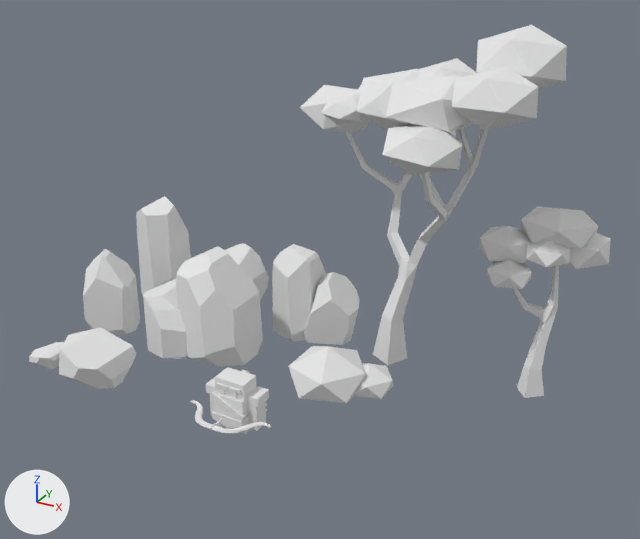
Two versions of the Blender file multiplayer_assets.blend, one commit apart.
Rendered twice from a 50 mm lens placed at (7.58, -10.79, 8.69), pointed at (0.41, 2.24, 2.17). Arrows for +X, +Y and +Z are at lower left; the lights stay in place.

In view in the first picture: 'Bow_archer', 'Rock_ground_big', 'Rock_group_1', 'Rock_group_2', 'Rock_medium_1', 'Rock_medium_2', 'Rock_medium_3', 'Tree_big_1', 'Tree_small_1', 'archer', 'bush_1'.
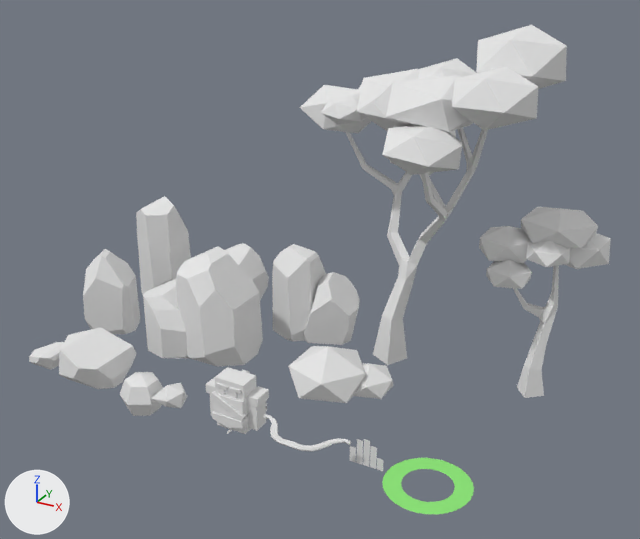
Changed parts and their boxes (x1, y1, x2, y2) in the pictures (640 x 539 px):
'selector', shown (green): after (382, 458, 474, 514)
'Sphere', added: after (120, 372, 163, 416)
'Bow_archer', moved: before (190, 400, 271, 434); after (263, 414, 351, 451)
'Plane.003', shown: after (350, 439, 383, 471)
'carne', added: after (151, 383, 187, 408)

Edits to the bpy script that builds the scene:
```text
Add me_sphere:
    me_sphere.from_pydata(...)  # a UV sphere (6 segments, 4 rings, poles along z) spanning x -0.87..0.87, y -1.0..1.0, z -1.0..1.0
Add me_icosphere_003:
    me_icosphere_003.from_pydata([(-0.313, 0.0, 0.042), (-0.006, -0.148, 0.0), (-0.024, -0.185, 0.19), (-0.307, 0.0, 0.163), (-0.024, 0.185, 0.19), (-0.006, 0.148, 0.0), (0.247, -0.239, 0.138), (0.059, -0.148, 0.362), (0.059, 0.148, 0.362), (0.247, 0.239, 0.138), (0.325, 0.0, 0.007), (0.345, 0.0, 0.281)], [], [(0, 1, 2), (1, 0, 5), (0, 2, 3), (0, 3, 4), (0, 4, 5), (1, 5, 10), (2, 1, 6), (3, 2, 7), (4, 3, 8), (5, 4, 9), (1, 10, 6), (2, 6, 7), (3, 7, 8), (4, 8, 9), (5, 9, 10), (6, 10, 11), (7, 6, 11), (8, 7, 11), (9, 8, 11), (10, 9, 11)])
    me_icosphere_003.materials.append(mat_global)  # its picture is missing
Change ob_bow_archer:
    ob_bow_archer.location: (0.04, -0.06, -0.13) -> (1.51, 0.0, 0.0)
Change ob_selector:
    remove ob_selector.hide_set(True)  # its collection is switched off
    ob_selector.location: (0.0, 0.0, 0.0) -> (3.56, 0.0, 0.0)
Change ob_plane_003:
    remove ob_plane_003.hide_set(True)  # its collection is switched off
    ob_plane_003.location: (1.71, 0.0, 0.0) -> (2.5, 0.0, 0.0)
Add ob_sphere:
    ob_sphere = bpy.data.objects.new('Sphere', me_sphere)
    ob_sphere.location = (-2.09, 0.0, 0.0)
    ob_sphere.scale = (0.432, 0.432, 0.432)
Add ob_carne:
    ob_carne = bpy.data.objects.new('carne', me_icosphere_003)
    ob_carne.location = (-1.45, 0.0, 0.08)
    ob_carne.rotation_euler = (0.767, -0.174, 0.425)  # degrees (44, -10, 24)
```
